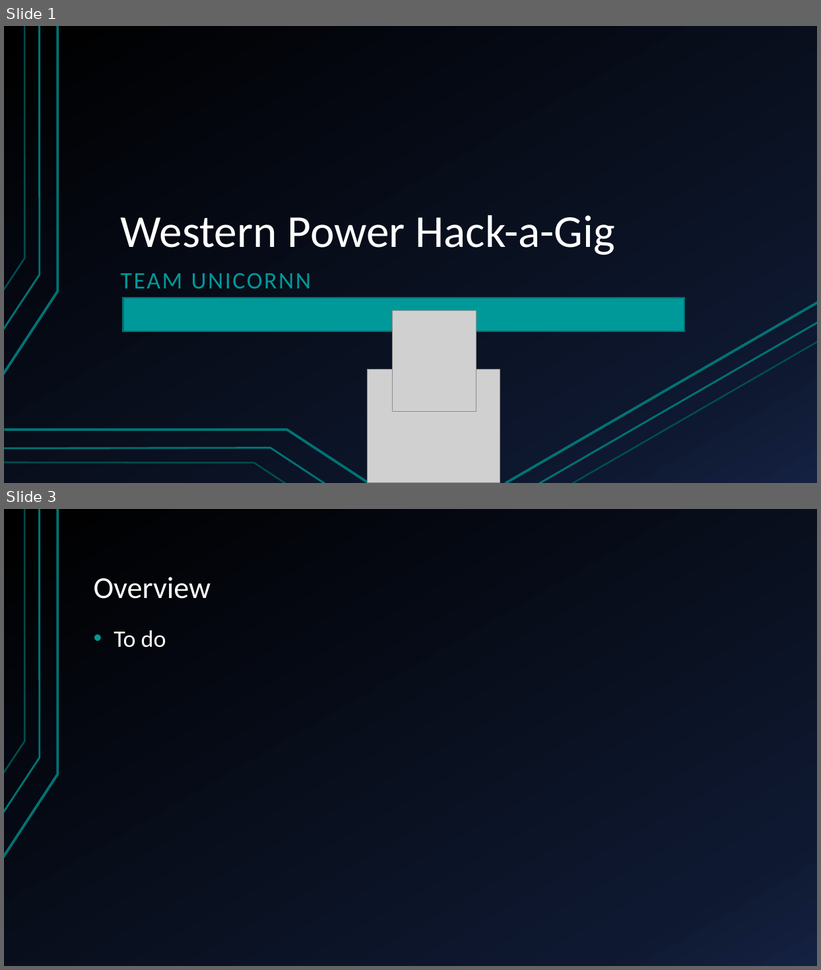
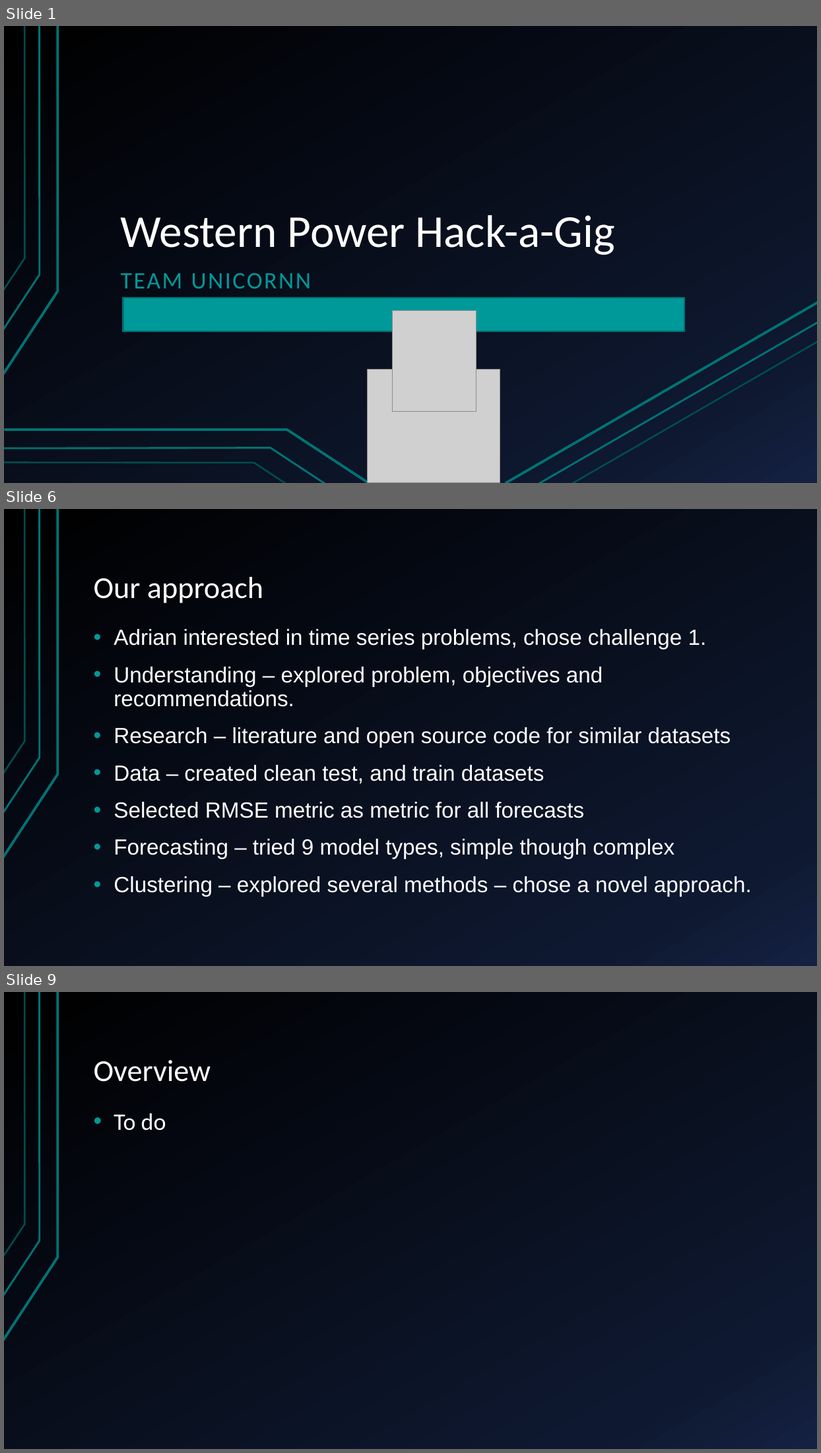
Before and after one commit to sofiary/teamunicornn, a slide deck: Western Power Hack-a-Gig Presentation.pptx. Shown one above the other, each under a label of ours: slides 1 and 3 before the commit, slides 1, 6 and 9 after it; the slides between them are not shown. The pictures are 821x970 and 821x1453 pixels, drawn with LibreOffice and Linux fonts; fonts in the diff are those of the drawing; grey boxes stand for pictures. Boxes give left, top, right and bottom in pixels: in the first picture for what was removed or moved away, otherwise in the second. Text is boxed around its words. In the diff, an @@ line names an element or a change of style, - is before the commit and + after.

```diff
--- a/Western Power Hack-a-Gig Presentation.pptx
+++ b/Western Power Hack-a-Gig Presentation.pptx
@@ slide 6 added at (x1=4, y1=509, x2=817, y2=966), background gradient #000000 to #0F1931 to #142242; not listed: 3 template elements that a slide beside it also shows @@
@@ title added at (x1=94, y1=577, x2=263, y2=603), 36 pt, text #FFFFFF @@
+Our approach
@@ text added at (x1=114, y1=629, x2=752, y2=896), 25.9 pt, text #FFFFFF @@
+• Adrian interested in time series problems, chose challenge 1.
+• Understanding – explored problem, objectives and recommendations.
+• Research – literature and open source code for similar datasets
+• Data – created clean test, and train datasets
+• Selected RMSE metric as metric for all forecasts
+• Forecasting – tried 9 model types, simple though complex
+• Clustering – explored several methods – chose a novel approach.
@@ what was slide 3 is now slide 9 @@
```
Also in this commit, not shown: 8 slides changed, 7 other slides added, 1 slide removed.
